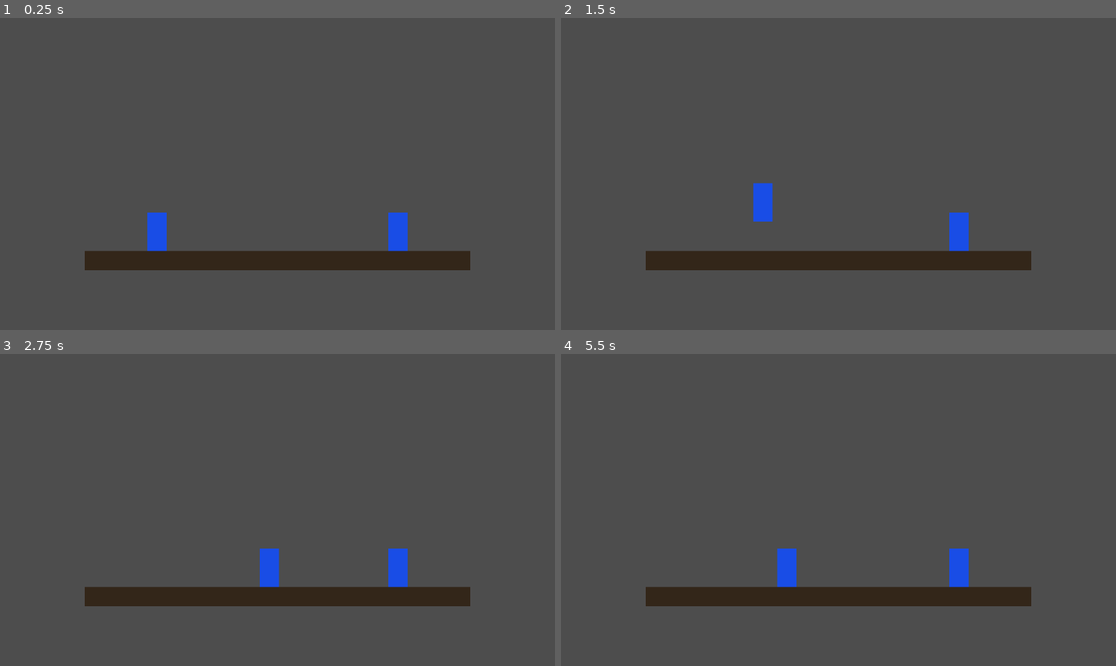
Above: before the commit, frames 1-4 (two rows, left to right).
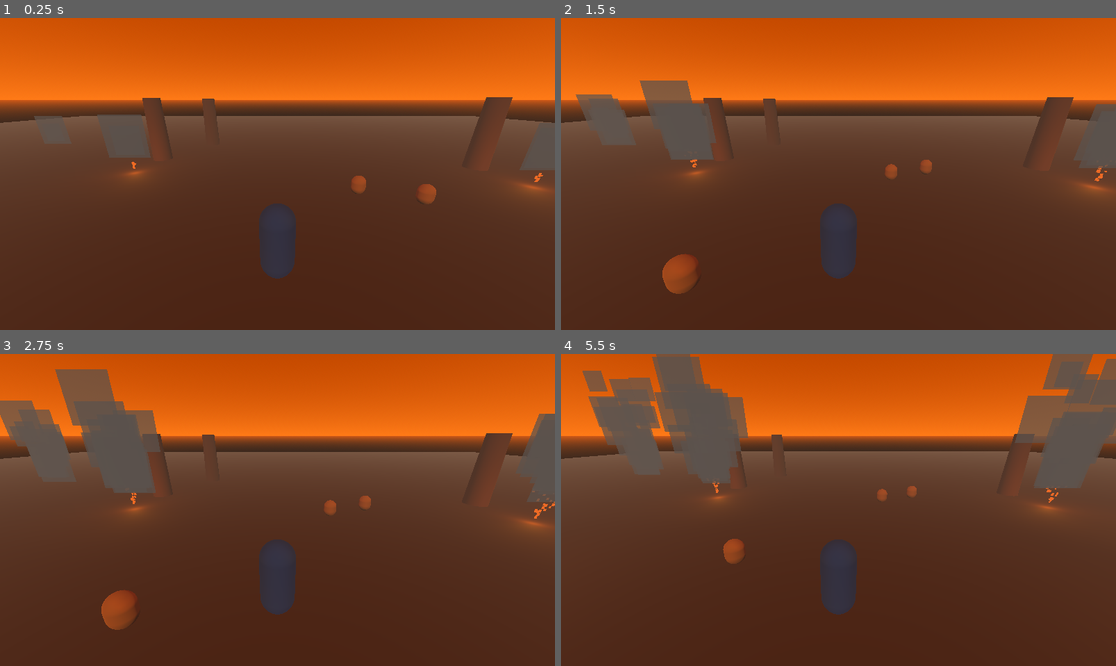
Above: after the commit, the same moments.

Repository: salomo07/SikTiTu
Game: Godot game, scene res://scenes/main/main.tscn
Two runs of this game, one before a commit and one after it. Both use one fixed random seed, a clock stepped at 60 frames per second and the inputs below.
Inputs (mouse positions are in pixels of both pictures, inside the frame that each line leads up to):
- Up to frame 1 (0.25 s): no input
- Up to frame 2 (1.5 s): tap Enter at 0.5 s; move the mouse to (960, 158) at 0.52 s; hold Right (duel_right) 0.53-1.25 s; hold Down (duel_crouch) 0.53-1.25 s; click (960, 158) at 0.67 s; tap Up (duel_jump) at 0.77 s; drag from (727, 189) to (810, 236) at 1.27 s
- Up to frame 3 (2.75 s): move the mouse to (333, 441) at 2.02 s; hold Right (duel_right) from 2.03 s (still down); tap Alt at 2.1 s
- Up to frame 4 (5.5 s): release Right (duel_right) at 2.75 s; drag from (810, 572) to (672, 463) at 2.77 s; move the mouse to (1005, 556) at 3.52 s; hold Left (duel_left) 3.53-4.25 s; hold Down (duel_crouch) 3.53-4.25 s; tap Up (duel_jump) at 3.77 s; drag from (672, 463) to (755, 432) at 4.27 s; move the mouse to (866, 510) at 5.02 s; hold S (move_back) from 5.03 s (still down); tap Alt at 5.1 s; click (866, 510) at 5.17 s

The runs differ from the first frame. In frame 1, 98% of the frame differs, in the area x 0-100%, y 0-100%; in frame 2, 96%; in frame 3, 94%; in frame 4, 92%.

Commit message:
fix: separate player/animal collision layers to stop animals physically shoving the player

Diff:
--- a/scenes/exploration/animal.tscn
+++ b/scenes/exploration/animal.tscn
@@ -14,6 +14,8 @@
 albedo_color = Color(0.6, 0.45, 0.25, 1)
 
 [node name="Animal" type="CharacterBody3D"]
+collision_layer = 4
+collision_mask = 1
 script = ExtResource("1")
 
 [node name="CollisionShape3D" type="CollisionShape3D" parent="."]
--- a/scenes/exploration/forest_level.tscn
+++ b/scenes/exploration/forest_level.tscn
@@ -106,6 +106,8 @@
 
 [node name="EncounterTrigger" type="Area3D" parent="."]
 transform = Transform3D(1, 0, 0, 0, 1, 0, 0, 0, 1, 0, 1, -6)
+collision_layer = 1
+collision_mask = 2
 script = ExtResource("7")
 
 [node name="CollisionShape3D" type="CollisionShape3D" parent="EncounterTrigger"]
--- a/scenes/exploration/player_3d.tscn
+++ b/scenes/exploration/player_3d.tscn
@@ -14,6 +14,8 @@
 albedo_color = Color(0.1, 0.3, 0.9, 1)
 
 [node name="Player3D" type="CharacterBody3D" groups=["player"]]
+collision_layer = 2
+collision_mask = 1
 script = ExtResource("1")
 
 [node name="CollisionShape3D" type="CollisionShape3D" parent="."]
